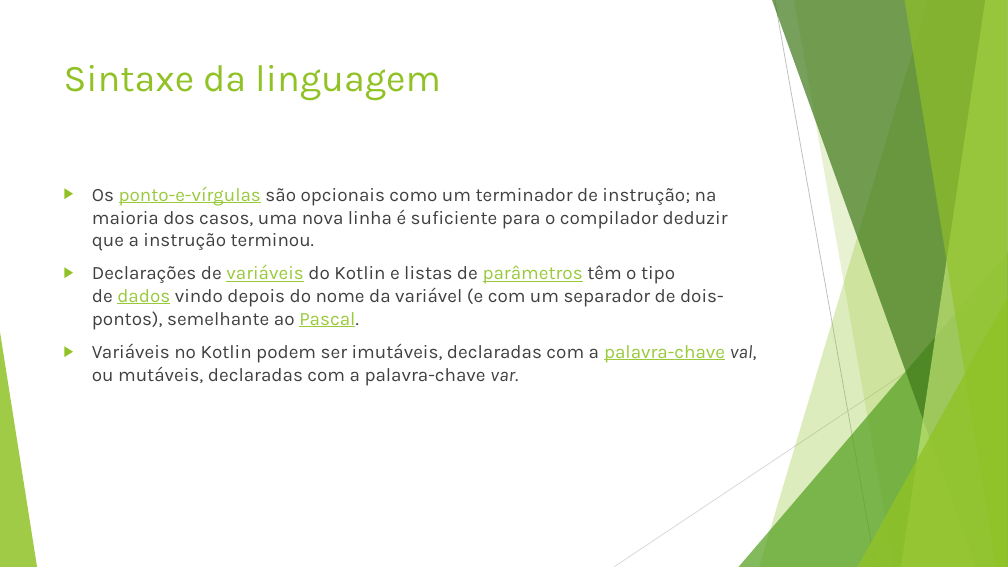
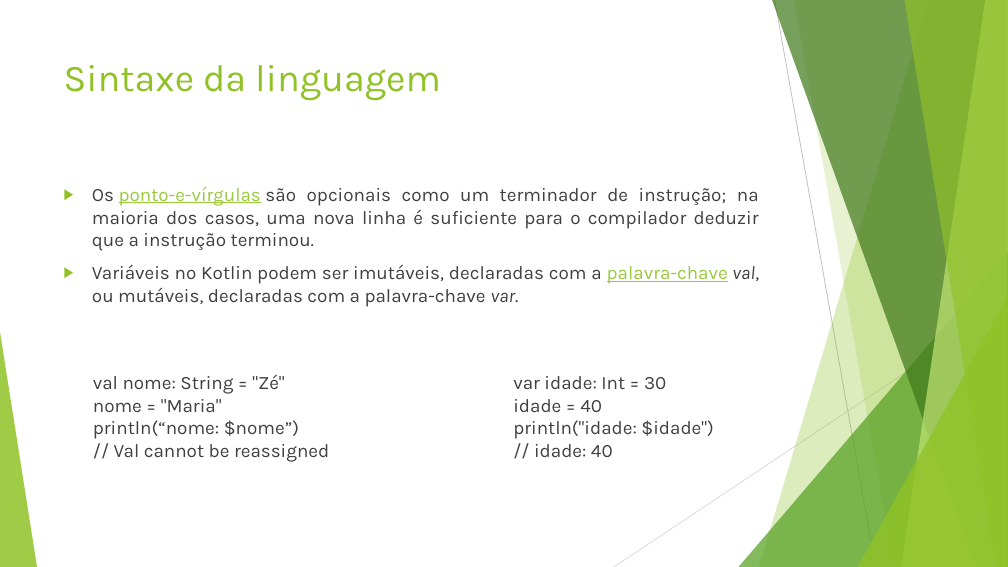
Before and after one commit to lucasrozario98/Kotlin, a slide deck: slide 9 of Kotlin.pptx (slide 10 before the commit). Drawn at 1008x567 pixels with LibreOffice and Linux fonts; fonts in the diff are those of the drawing. Boxes give left, top, right and bottom in pixels: in the first picture for what was removed or moved away, otherwise in the second. Text is boxed around its words. In the diff, an @@ line names an element or a change of style, - is before the commit and + after.

```diff
--- a/Kotlin.pptx
+++ b/Kotlin.pptx
@@ text "Os ponto-e-vírgulas são opcionais como ..." at (x1=92, y1=186, x2=759, y2=307): alignment left to justified @@
@@ text at (x1=92, y1=264, x2=724, y2=330): paragraph removed @@
-▶ Declarações de variáveis do Kotlin e listas de parâmetros têm o tipo de dados vindo depois do nome da variável (e com um separador de dois-pontos), semelhante ao Pascal.
@@ text added at (x1=93, y1=375, x2=329, y2=462), 18 pt, text #404040 @@
+val nome: String = "Zé"
+nome = "Maria"
+println(“nome: $nome”)
+// Val cannot be reassigned
@@ text added at (x1=513, y1=376, x2=713, y2=457), 18 pt, text #404040 @@
+var idade: Int = 30
+idade = 40
+println("idade: $idade")
+// idade: 40
```
Also in this commit, not shown: 5 other slides changed, 3 slides added, 1 slide removed, 7 other files.
